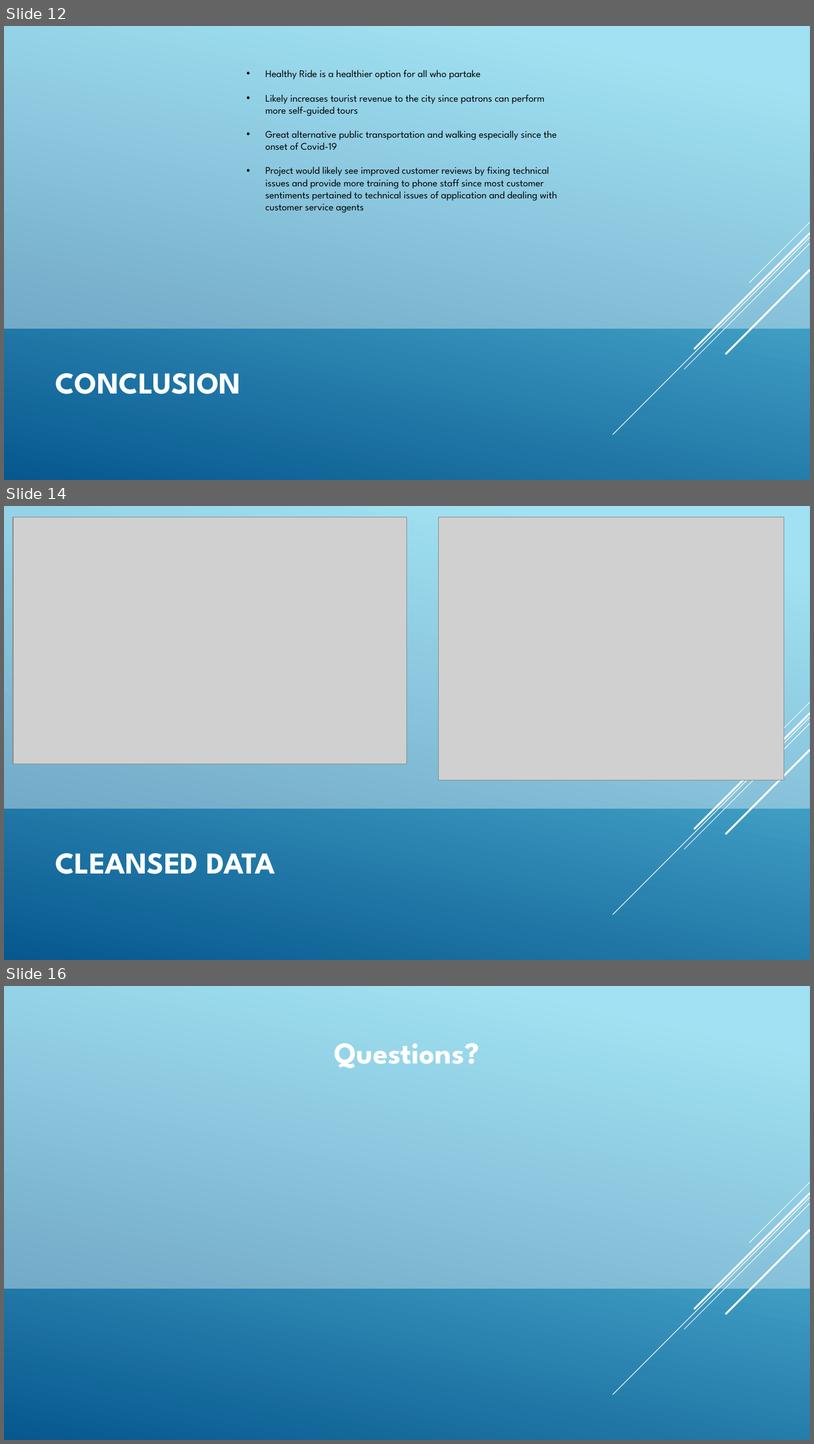
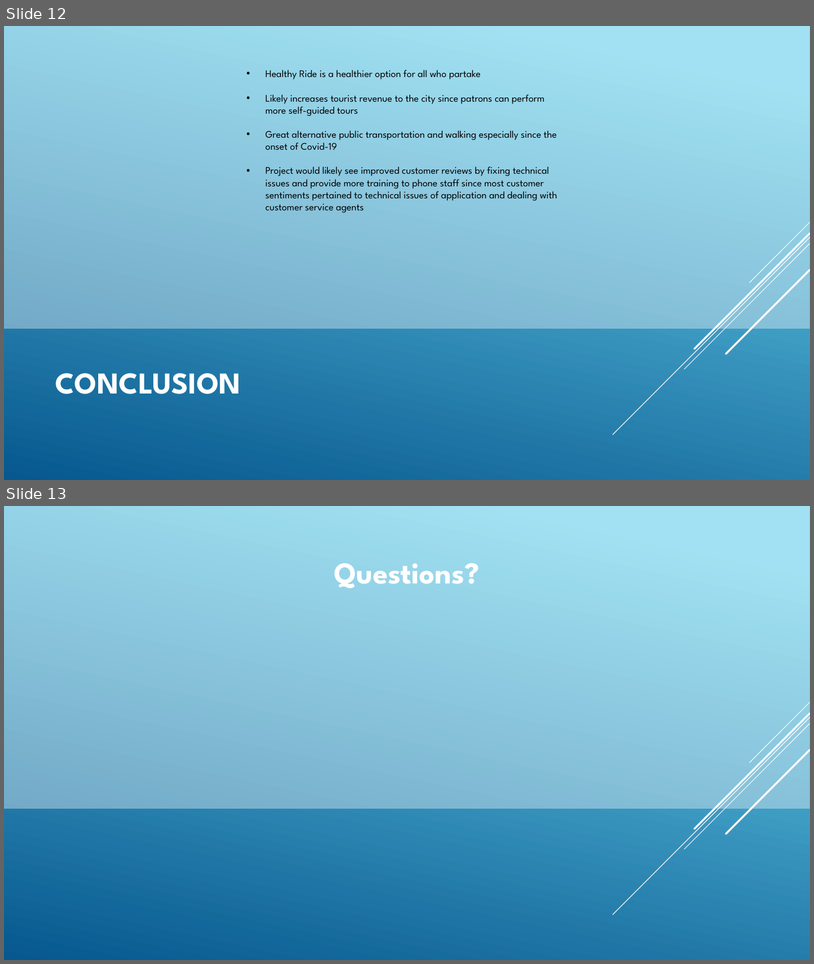
Before and after one commit to matth124/Projects, a slide deck: Pittsburgh Healthy Ride Analysis.pptx. Shown one above the other, each under a label of ours: slides 12, 14 and 16 before the commit, slides 12 and 13 after it; the slides between them are not shown. The pictures are 814x1444 and 814x964 pixels, drawn with LibreOffice and Linux fonts; fonts in the diff are those of the drawing; grey boxes stand for pictures. Boxes give left, top, right and bottom in pixels: in the first picture for what was removed or moved away, otherwise in the second. Text is boxed around its words. In the diff, an @@ line names an element or a change of style, - is before the commit and + after.

Commit message:
PowerPoint Analysis
PowerPoint Analysis illustrating my use of Python script for data cleansing, Power BI for visualization, DAX and Power Query for data manipulation

```diff
--- a/Pittsburgh Healthy Ride Analysis.pptx
+++ b/Pittsburgh Healthy Ride Analysis.pptx
@@ slide 14 removed at (4,506,810,960), background gradient #6ED2EB to #06588E @@
@@ snip diag rect removed at (4,506,810,808) @@
@@ picture removed at (13,517,408,764) @@
@@ picture removed at (439,517,785,780) @@
@@ group removed at (613,702,810,915): 5 lines @@
@@ title removed at (56,853,275,874) @@
-CLEANSED DATA
@@ what was slide 16 is now slide 13 @@
```
Also in this commit, not shown: 2 slides changed, 2 other slides removed.
